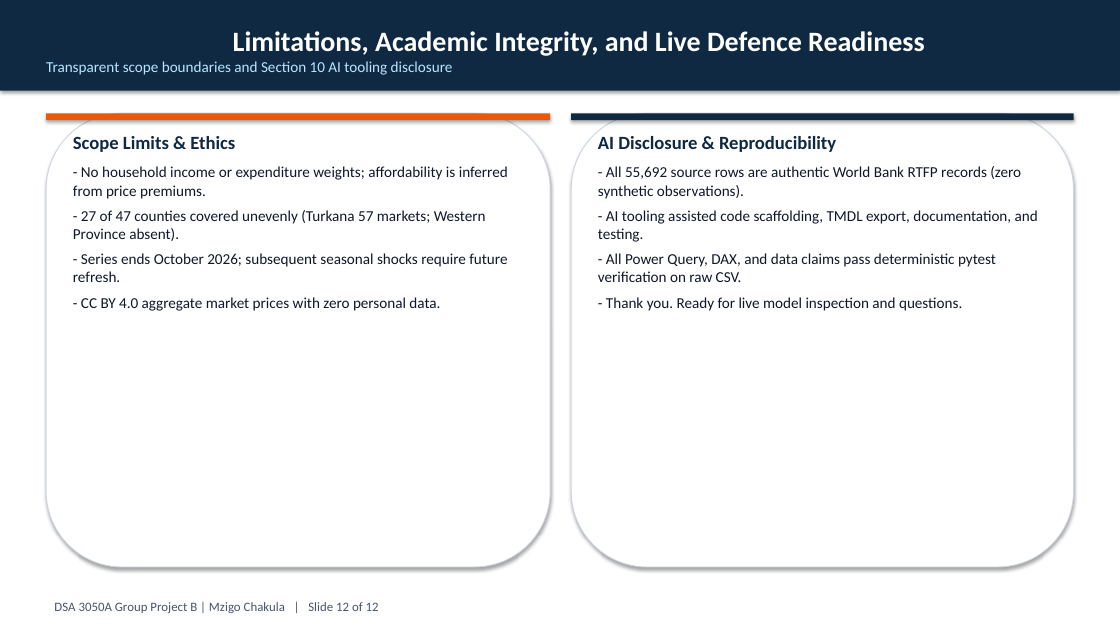
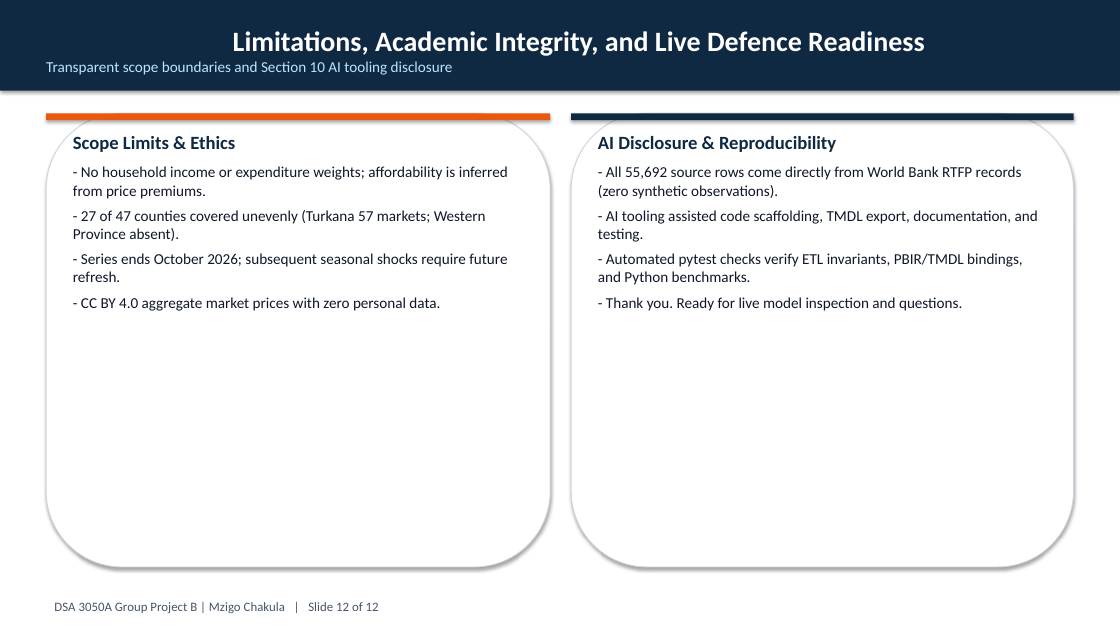
Before and after one commit to princenzmw/mzigo-chakula, a slide deck: slide 12 of slides/presentation.pptx. Drawn at 1120x630 pixels with LibreOffice and Linux fonts; fonts in the diff are those of the drawing. Boxes give left, top, right and bottom in pixels: in the first picture for what was removed or moved away, otherwise in the second. Text is boxed around its words. In the diff, an @@ line names an element or a change of style, - is before the commit and + after.

```diff
--- a/slides/presentation.pptx
+++ b/slides/presentation.pptx
@@ text at (x1=598, y1=166, x2=1022, y2=199): text changed @@
-- All 55,692 source rows are authentic World Bank RTFP records (zero synthetic observations).
+- All 55,692 source rows come directly from World Bank RTFP records (zero synthetic observations).
@@ text at (x1=598, y1=253, x2=1023, y2=285): text changed @@
-- All Power Query, DAX, and data claims pass deterministic pytest verification on raw CSV.
+- Automated pytest checks verify ETL invariants, PBIR/TMDL bindings, and Python benchmarks.
```
Also in this commit, not shown: 3 other slides changed, 15 other files.
